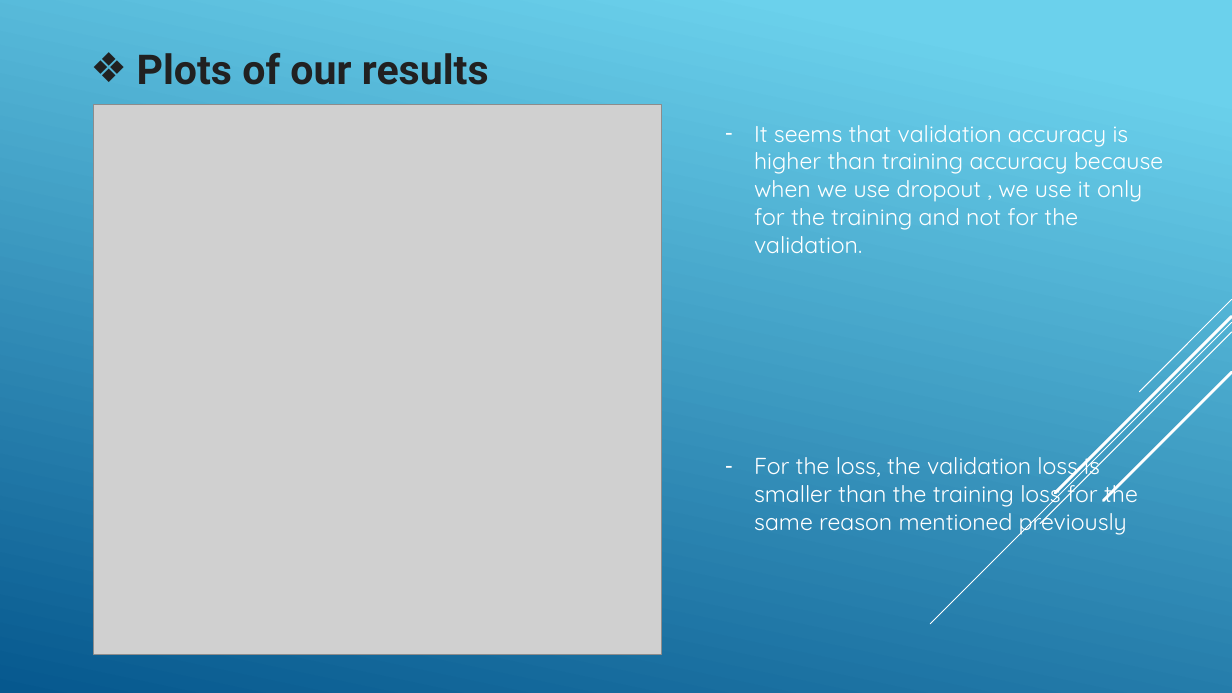
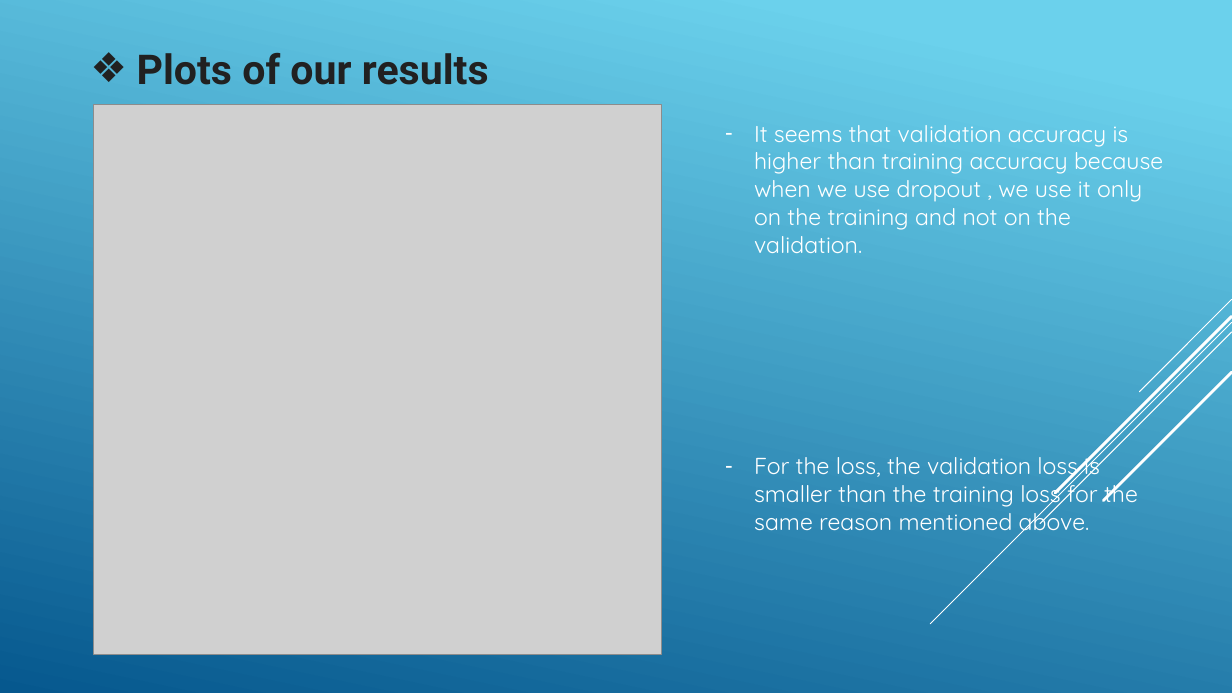
Before and after one commit to jordantangy/MoviePosterClassification-CNN, a slide deck: slide 22 of Slide Show.pptx (slide 21 before the commit). Drawn at 1232x693 pixels with LibreOffice and Linux fonts; fonts in the diff are those of the drawing; grey boxes stand for pictures. Boxes give left, top, right and bottom in pixels: in the first picture for what was removed or moved away, otherwise in the second. Text is boxed around its words. In the diff, an @@ line names an element or a change of style, - is before the commit and + after.

```diff
--- a/Slide Show.pptx
+++ b/Slide Show.pptx
@@ text at bbox=[754, 125, 1163, 536]: text changed @@
-– It seems that validation accuracy is higher than training accuracy because when we use dropout , we use it only for the training and not for the validation.
-– For the loss, the validation loss is smaller than the training loss for the same reason mentioned previously
+– It seems that validation accuracy is higher than training accuracy because when we use dropout , we use it only on the training and not on the validation.
+– For the loss, the validation loss is smaller than the training loss for the same reason mentioned above.
```
Also in this commit, not shown: 4 other slides changed, 1 slide added, 2 other files.
